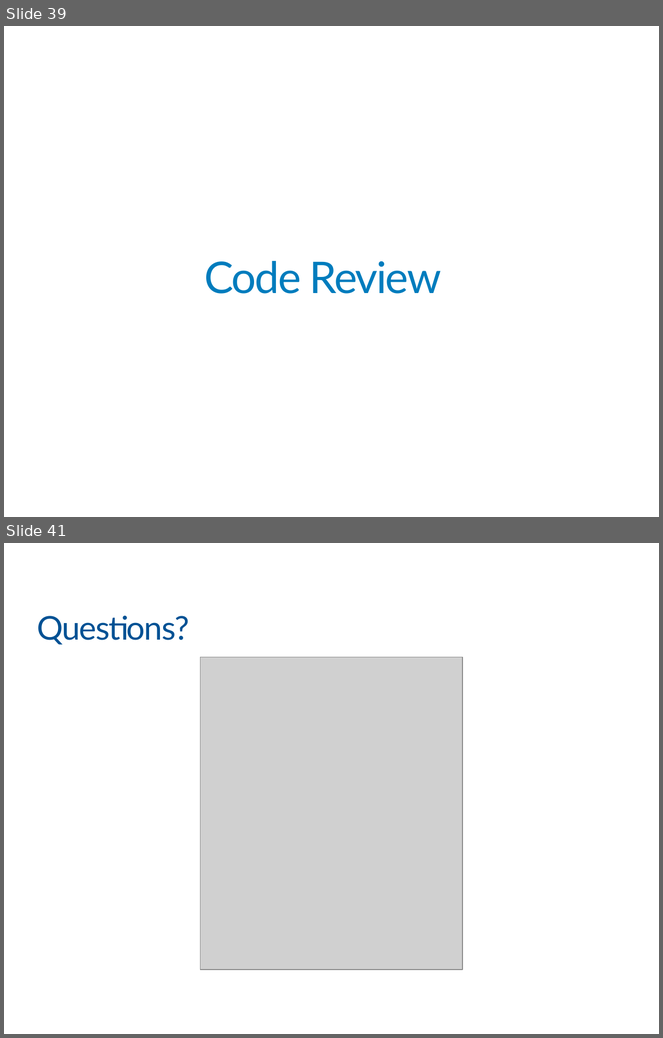
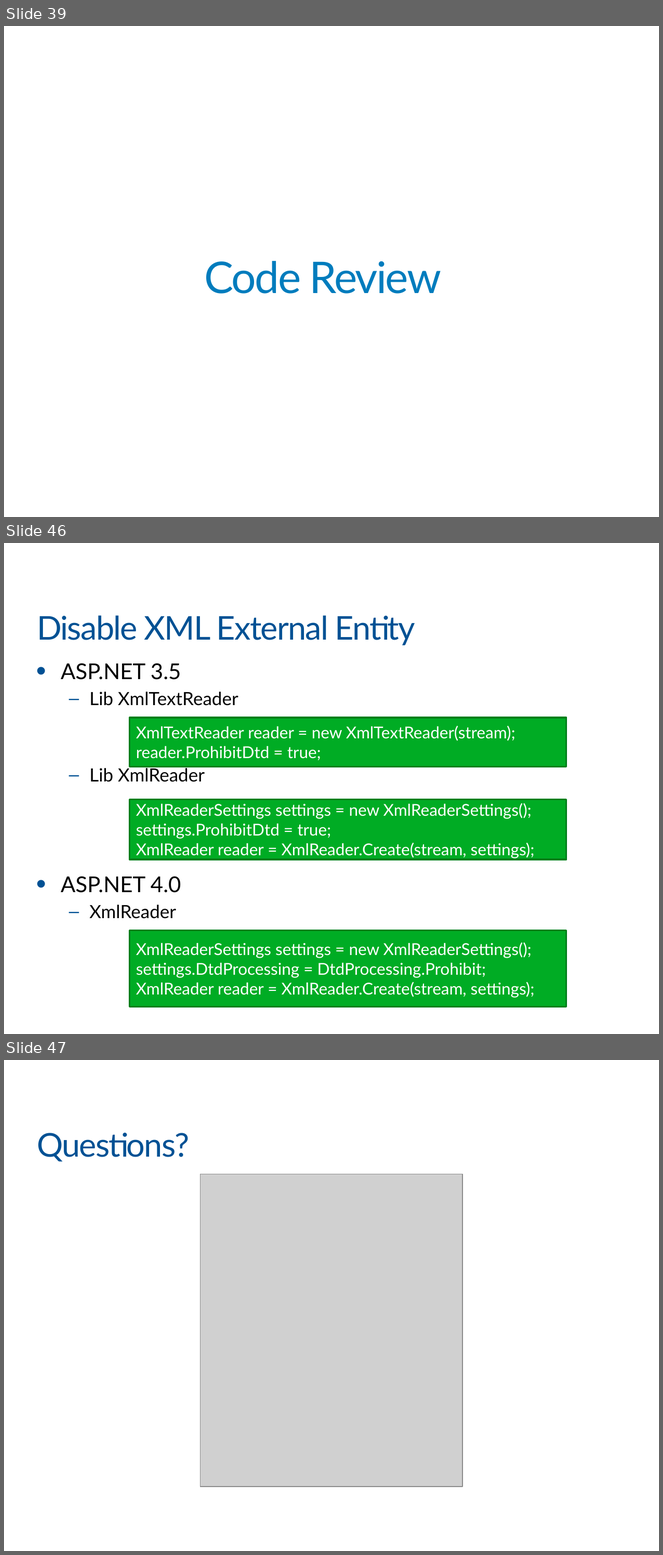
Before and after one commit to khanhnnvn/Mine, a slide deck: xmind/VIB_Part5.pptx. Shown one above the other, each under a label of ours: slides 39 and 41 before the commit, slides 39, 46 and 47 after it; the slides between them are not shown. The pictures are 663x1038 and 663x1555 pixels, drawn with LibreOffice and Linux fonts; fonts in the diff are those of the drawing; grey boxes stand for pictures; background and template pictures are left out. Boxes give left, top, right and bottom in pixels: in the first picture for what was removed or moved away, otherwise in the second. Text is boxed around its words. In the diff, an @@ line names an element or a change of style, - is before the commit and + after.

```diff
--- a/xmind/VIB_Part5.pptx
+++ b/xmind/VIB_Part5.pptx
@@ slide 46 added at [4, 543, 659, 1034], background #FFFFFF @@
@@ title added at [37, 615, 415, 645], 36 pt, text #005194 @@
+Disable XML External Entity
@@ text added at [61, 663, 239, 919], 20 pt, text #000000 @@
+• ASP.NET 3.5
+  – Lib XmlTextReader
+  – Lib XmlReader
+• ASP.NET 4.0
+  – XmlReader
@@ rectangle added at [130, 718, 567, 767], fill #00AC24, outline #007F1B 2 pt, 18 pt, text #FFFFFF @@
+XmlTextReader reader = new XmlTextReader(stream);
+reader.ProhibitDtd = true;
@@ rectangle added at [130, 800, 567, 860], fill #00AC24, outline #007F1B 2 pt, 18 pt, text #FFFFFF @@
+XmlReaderSettings settings = new XmlReaderSettings();
+settings.ProhibitDtd = true;
+XmlReader reader = XmlReader.Create(stream, settings);
@@ rectangle added at [130, 931, 567, 1007], fill #00AC24, outline #007F1B 2 pt, 18 pt, text #FFFFFF @@
+XmlReaderSettings settings = new XmlReaderSettings();
+settings.DtdProcessing = DtdProcessing.Prohibit;
+XmlReader reader = XmlReader.Create(stream, settings);
@@ what was slide 41 is now slide 47 @@
```
Also in this commit, not shown: 2 slides changed, 6 other slides added, 7 other files.
